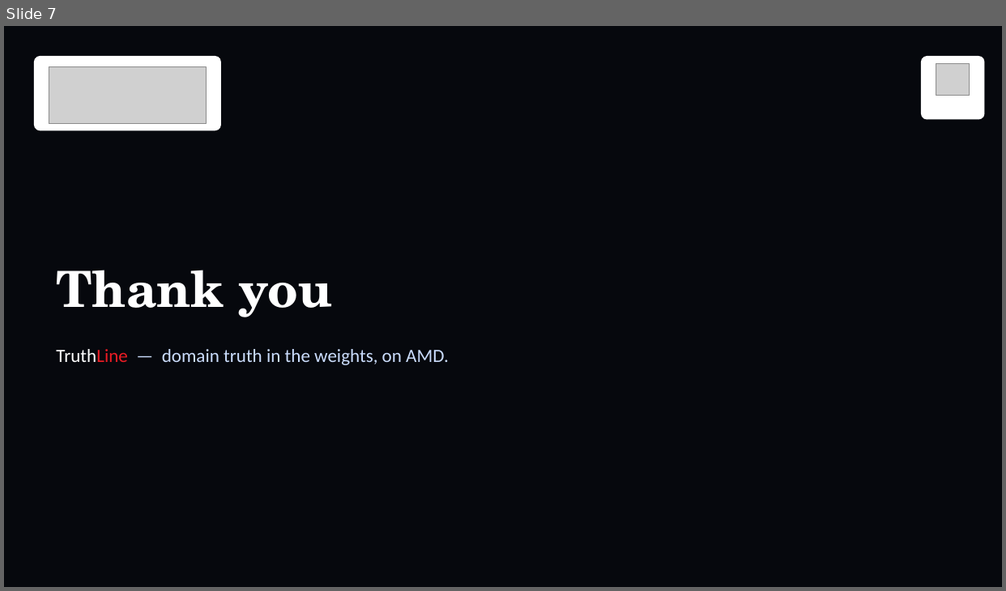
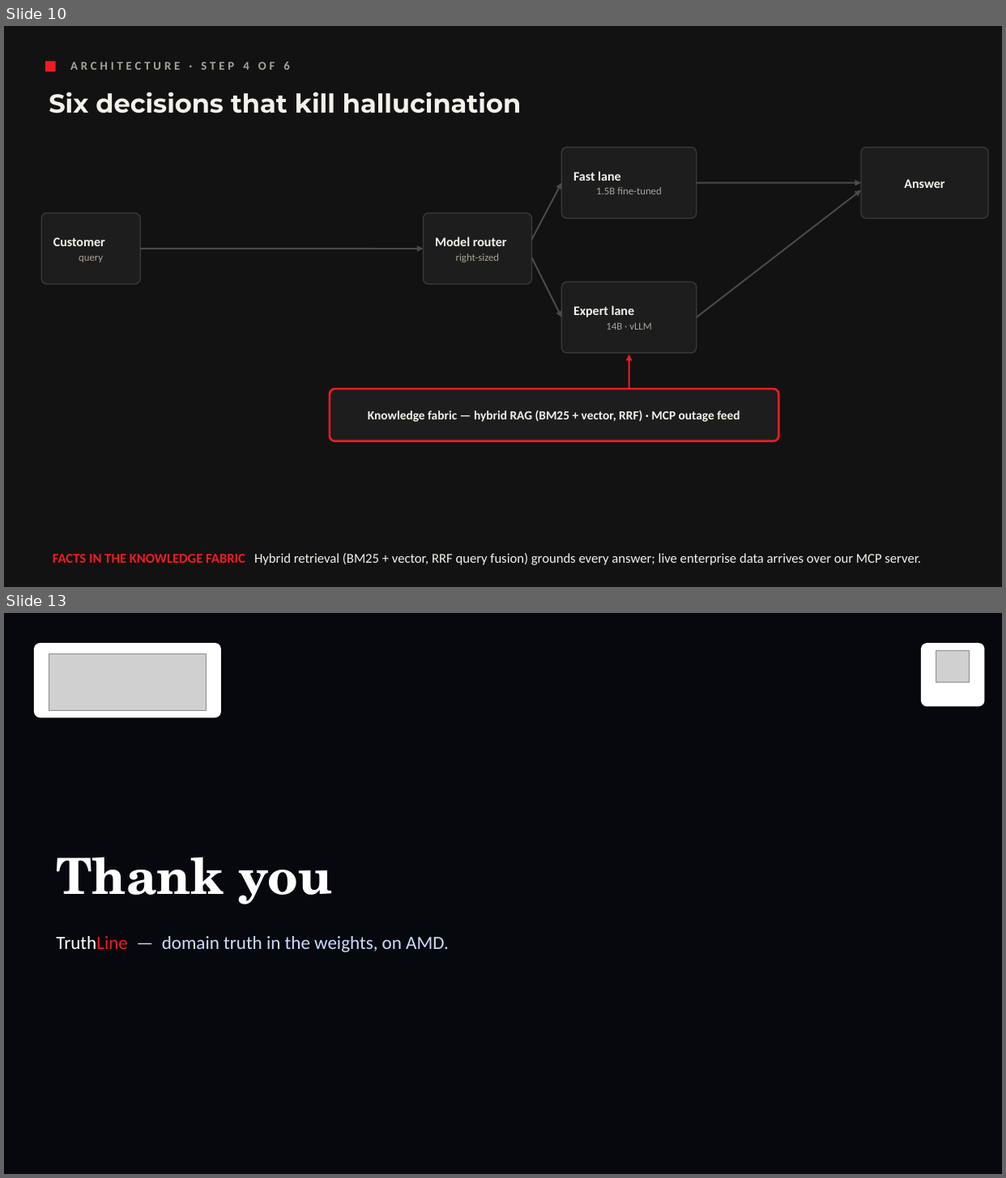
Before and after one commit to Prash8830/amd, a slide deck: submission/TCS_AMD_AI_Hackathon_Submission_TruthLine.pptx. Shown one above the other, each under a label of ours: slide 7 before the commit, slides 10 and 13 after it; the slides between them are not shown. The pictures are 1006x591 and 1006x1178 pixels, drawn with LibreOffice and Linux fonts; fonts in the diff are those of the drawing; grey boxes stand for pictures; background and template pictures are left out. Boxes give left, top, right and bottom in pixels: in the first picture for what was removed or moved away, otherwise in the second. Text is boxed around its words. In the diff, an @@ line names an element or a change of style, - is before the commit and + after.

```diff
--- a/submission/TCS_AMD_AI_Hackathon_Submission_TruthLine.pptx
+++ b/submission/TCS_AMD_AI_Hackathon_Submission_TruthLine.pptx
@@ slide 10 added at <box>4,26,1002,587</box>, background #121212 @@
@@ rectangle added at <box>45,61,56,71</box>, fill #ED1C24 @@
@@ text added at <box>70,62,289,70</box>, 11.5 pt, text #A9A399, bold @@
+ARCHITECTURE · STEP 4 OF 6
@@ text added at <box>49,92,521,113</box>, 25 pt, text #F4F1EA, bold @@
+Six decisions that kill hallucination
@@ rounded rectangle added at <box>562,148,697,219</box>, fill #1D1D1D, outline #3A3A3A 1 pt @@
@@ text added at <box>573,171,662,194</box>, 10 pt, text #A9A399 @@
+Fast lane
+1.5B fine-tuned
@@ rounded rectangle added at <box>861,148,988,219</box>, fill #1D1D1D, outline #3A3A3A 1 pt @@
@@ arrow added from (532, 239) to (562, 183), #4A4A4A 1.5 pt @@
@@ arrow added from (697, 183) to (861, 183), #4A4A4A 1.5 pt @@
@@ arrow added from (697, 318) to (861, 190), #4A4A4A 1.5 pt @@
@@ text added at <box>904,179,944,188</box>, 12.5 pt, text #F4F1EA, bold @@
+Answer
@@ rounded rectangle added at <box>41,213,140,284</box>, fill #1D1D1D, outline #3A3A3A 1 pt @@
@@ rounded rectangle added at <box>424,213,532,284</box>, fill #1D1D1D, outline #3A3A3A 1 pt @@
@@ text added at <box>53,237,105,263</box>, 12.5 pt, text #F4F1EA, bold @@
+Customer
+query
@@ text added at <box>435,237,507,263</box>, 12.5 pt, text #F4F1EA, bold @@
+Model router
+right-sized
@@ arrow added from (140, 249) to (424, 249), #4A4A4A 1.5 pt @@
@@ arrow added from (532, 258) to (562, 318), #4A4A4A 1.5 pt @@
@@ rounded rectangle added at <box>562,282,697,353</box>, fill #1D1D1D, outline #3A3A3A 1 pt @@
@@ text added at <box>573,305,652,330</box>, 12.5 pt, text #F4F1EA, bold @@
+Expert lane
+14B · vLLM
@@ arrow added from (629, 389) to (629, 355), #ED1C24 1.5 pt @@
@@ rounded rectangle added at <box>330,389,779,442</box>, fill #1D1D1D, outline #ED1C24 2 pt @@
@@ text added at <box>368,410,739,422</box>, 12 pt, text #F4F1EA, bold @@
+Knowledge fabric — hybrid RAG (BM25 + vector, RRF) · MCP outage feed
@@ text added at <box>53,553,921,565</box>, 13 pt, text #F4F1EA @@
+FACTS IN THE KNOWLEDGE FABRIC Hybrid retrieval (BM25 + vector, RRF query fusion) grounds every answer; live enterprise data arrives over our MCP server.
@@ what was slide 7 is now slide 13 @@
```
Also in this commit, not shown: 5 other slides added, 1 other file.
